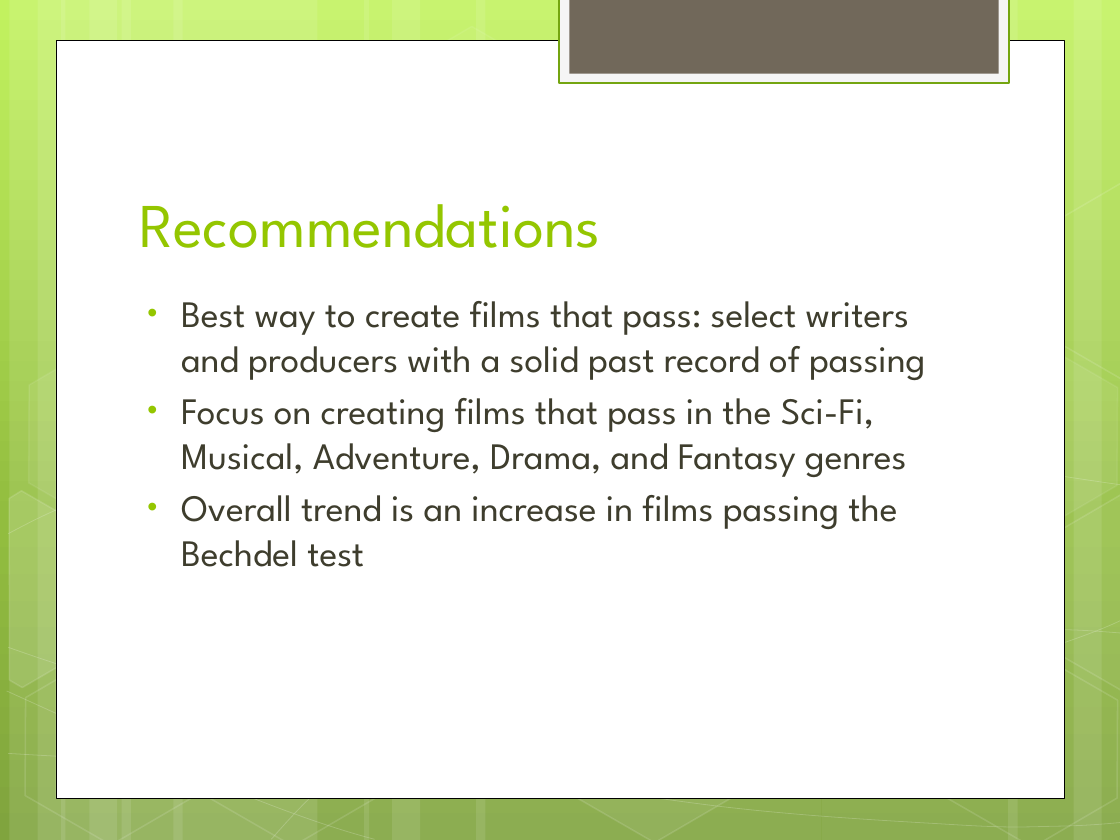
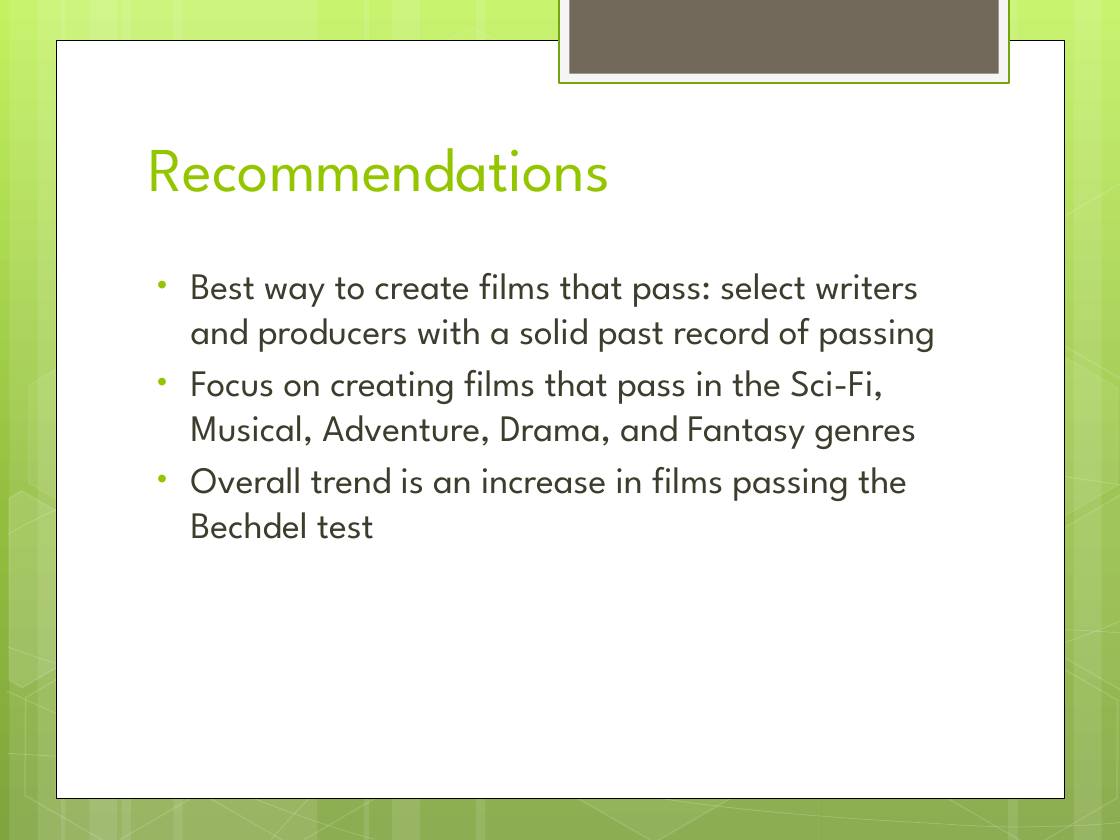
Before and after one commit to manav95/Data-Science-Intensive, a slide deck: slide 16 of FinalSubmission/BechdelPresentation.pptx. Drawn at 1120x840 pixels with LibreOffice and Linux fonts; fonts in the diff are those of the drawing. Boxes give left, top, right and bottom in pixels: in the first picture for what was removed or moved away, otherwise in the second. Text is boxed around its words. In the diff, an @@ line names an element or a change of style, - is before the commit and + after.

```diff
--- a/FinalSubmission/BechdelPresentation.pptx
+++ b/FinalSubmission/BechdelPresentation.pptx
@@ title "Recommendations": place and size @@
-title "Recommendations" at box(139, 204, 600, 248)
+title "Recommendations" at box(149, 148, 610, 192)
@@ text "Best way to create films ...": place and size @@
-text "Best way to create films ..." at box(181, 301, 925, 567)
+text "Best way to create films ..." at box(191, 273, 935, 539)
```
Also in this commit, not shown: 4 other slides changed, 1 other file.
